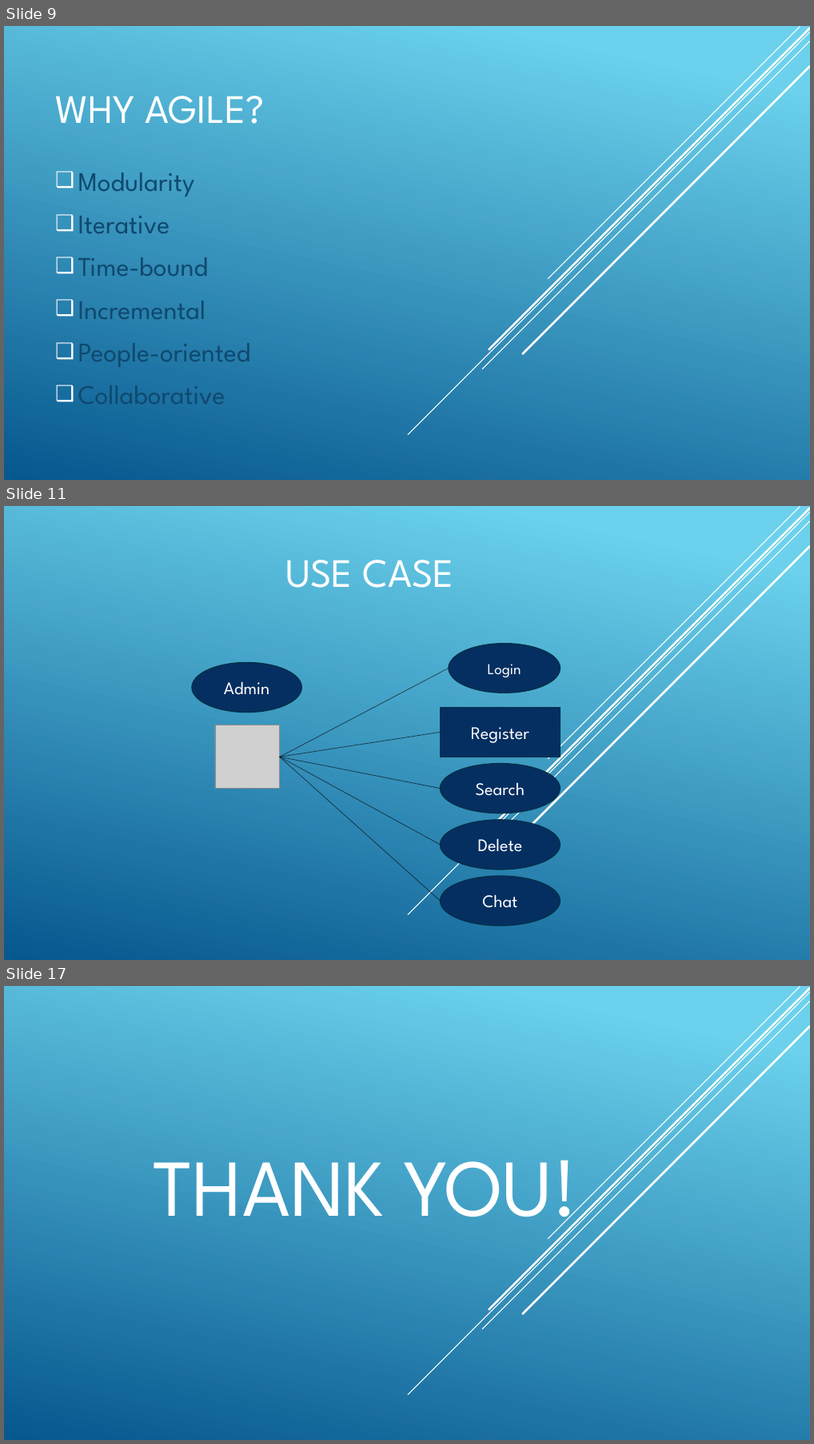
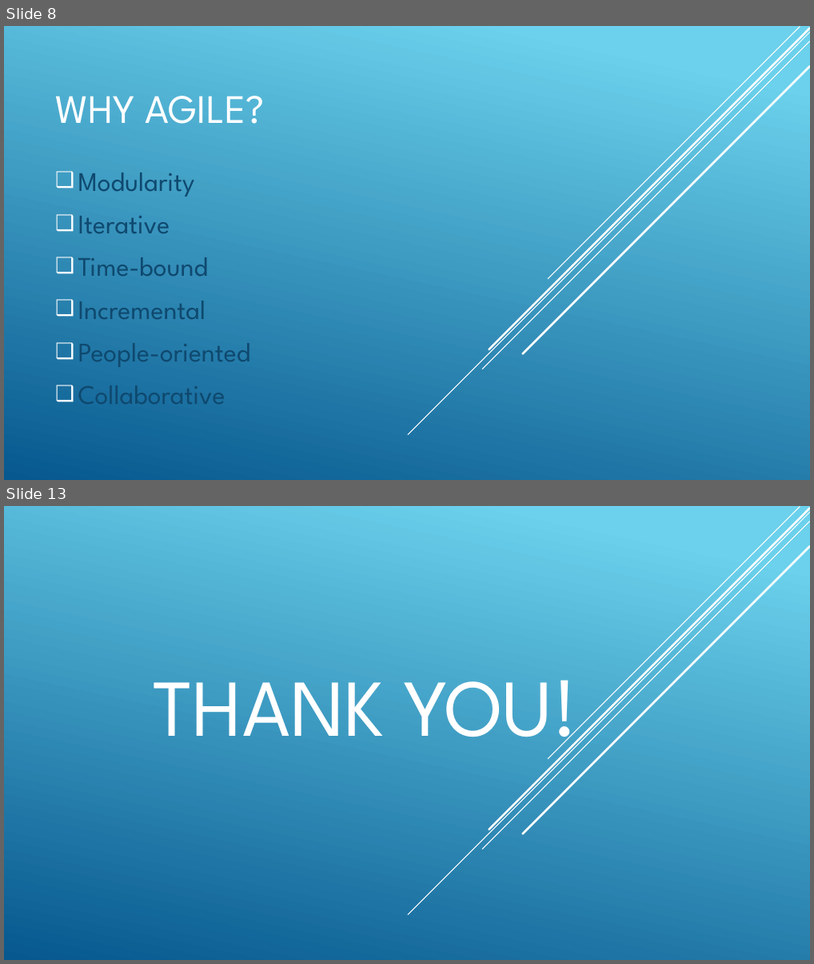
Before and after one commit to microworlds/simple-pro, a slide deck: pro-pre.pptx. Shown one above the other, each under a label of ours: slides 9, 11 and 17 before the commit, slides 8 and 13 after it; the slides between them are not shown. The pictures are 814x1444 and 814x964 pixels, drawn with LibreOffice and Linux fonts; fonts in the diff are those of the drawing; grey boxes stand for pictures. Boxes give left, top, right and bottom in pixels: in the first picture for what was removed or moved away, otherwise in the second. Text is boxed around its words. In the diff, an @@ line names an element or a change of style, - is before the commit and + after.

```diff
--- a/pro-pre.pptx
+++ b/pro-pre.pptx
@@ slide 11 removed at [4,506,810,960], background gradient #6ED2EB to #06588E; not listed: 5 template elements that a slide beside it also shows @@
@@ title removed at [286,560,455,588] @@
-USE CASE
@@ ellipse removed at [449,644,561,693] @@
-Login
@@ ellipse removed at [192,663,302,712] @@
-Admin
@@ line removed from (280, 756) to (449, 668) @@
@@ subtitle removed at [441,707,561,756] @@
-Register
@@ picture removed at [215,725,280,788] @@
@@ line removed from (280, 756) to (441, 732) @@
@@ line removed from (280, 756) to (441, 788) @@
@@ line removed from (280, 756) to (441, 844) @@
@@ line removed from (280, 756) to (441, 900) @@
@@ line removed from (302, 756) to (303, 757) @@
@@ ellipse removed at [441,763,561,812] @@
-Search
@@ ellipse removed at [441,820,561,869] @@
-Delete
@@ ellipse removed at [441,876,561,925] @@
-Chat
@@ what was slide 9 is now slide 8 @@
@@ what was slide 17 is now slide 13 @@
```
Also in this commit, not shown: 9 slides changed, 1 slide added, 4 other slides removed, 22 other files.
